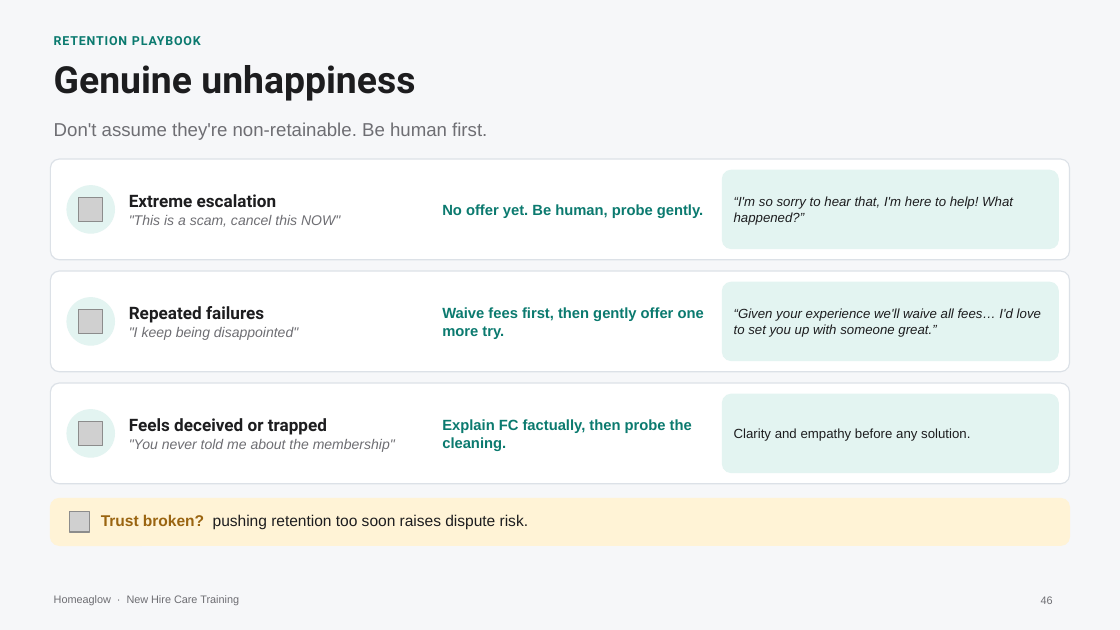
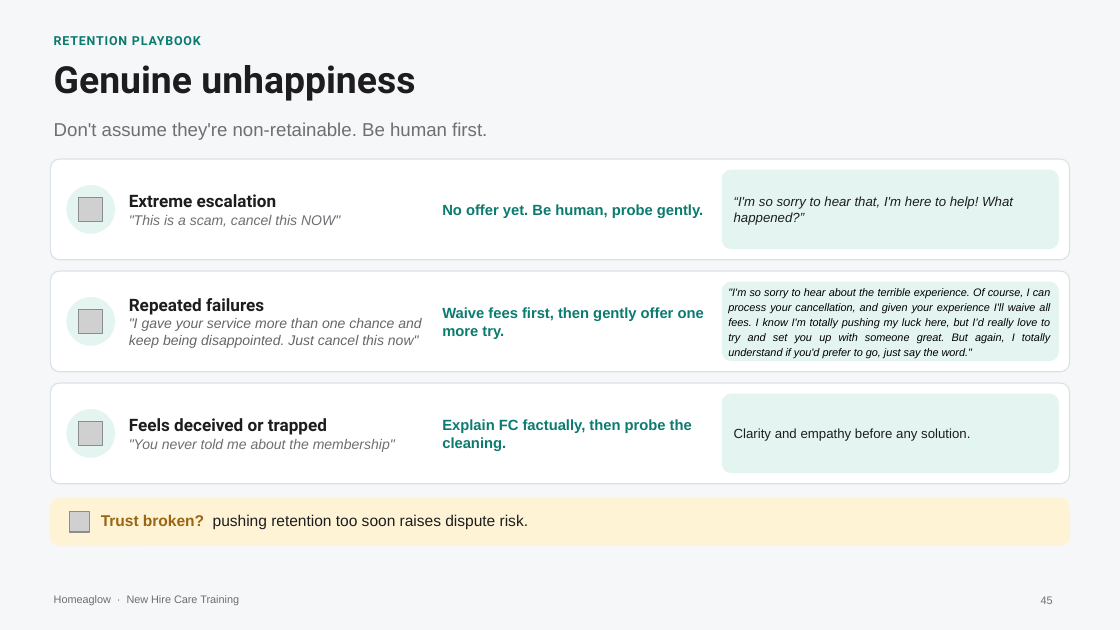
Before and after one commit to anjulimichelle/training, a slide deck: slide 45 of retention-membership-cancellation/retention-membership-cancellation.pptx (slide 46 before the commit). Drawn at 1120x630 pixels with LibreOffice and Linux fonts; fonts in the diff are those of the drawing; grey boxes stand for pictures. Boxes give left, top, right and bottom in pixels: in the first picture for what was removed or moved away, otherwise in the second. Text is boxed around its words. In the diff, an @@ line names an element or a change of style, - is before the commit and + after.

```diff
--- a/retention-membership-cancellation/retention-membership-cancellation.pptx
+++ b/retention-membership-cancellation/retention-membership-cancellation.pptx
@@ text at box(728, 288, 1051, 359): text changed; size 8.5 to 7 pt; text colour #1D1D1F to #000000 @@
-“Given your experience we'll waive all fees… I'd love to set you up with someone great.”
+"I'm so sorry to hear about the terrible experience. Of course, I can process your cancellation, and given your experience I'll waive all fees. I know I'm totally pushing my luck here, but I’d really love to try and set you up with someone great. But again, I totally understand if you'd prefer to go, just say the word."
@@ text at box(129, 318, 421, 348): text changed; text colour #6E6E73 to #666666 @@
-"I keep being disappointed"
+"I gave your service more than one chance and keep being disappointed. Just cancel this now"
```
Also in this commit, not shown: 5 other slides changed, 2 slides removed, 1 other file.
